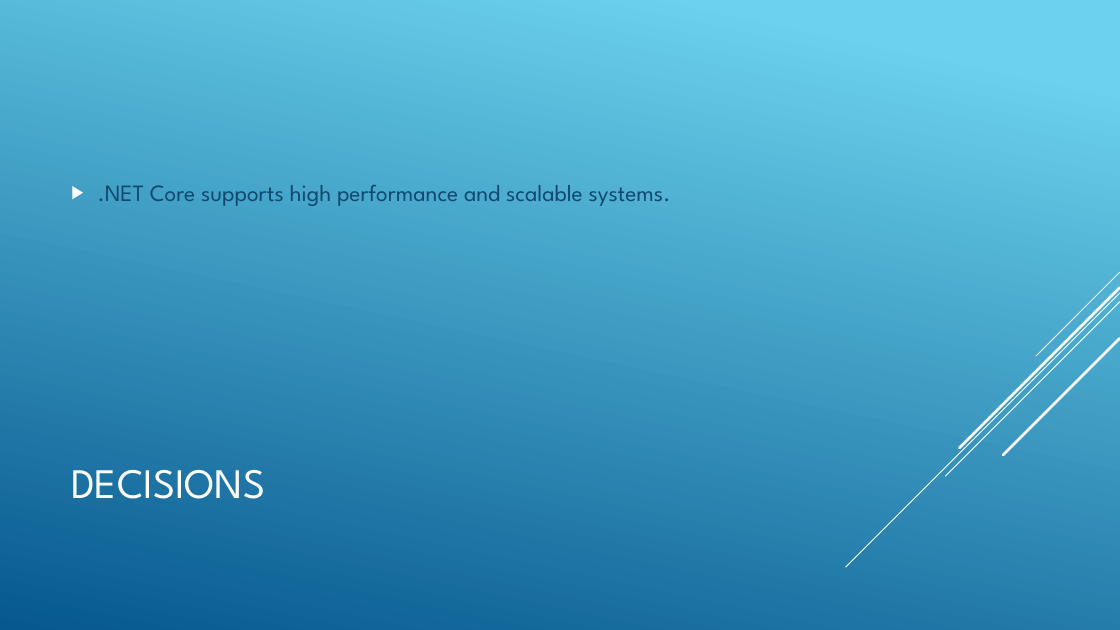
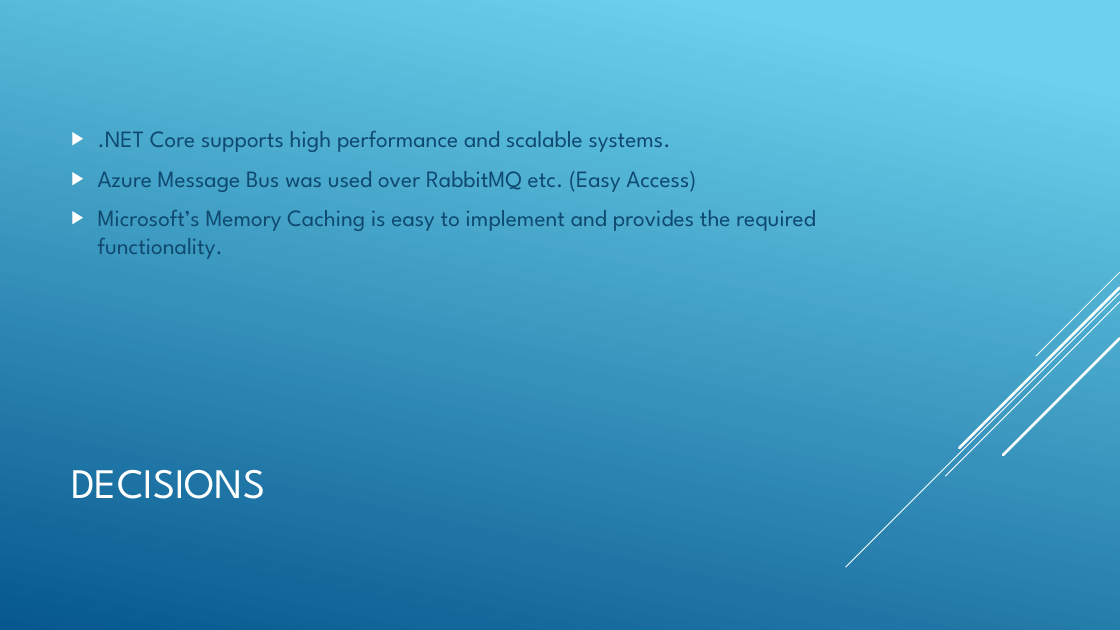
Before and after one commit to FTheron/LearningHub, a slide deck: slide 4 of LearningHubInReview.pptx. Drawn at 1120x630 pixels with LibreOffice and Linux fonts; fonts in the diff are those of the drawing. Boxes give left, top, right and bottom in pixels: in the first picture for what was removed or moved away, otherwise in the second. Text is boxed around its words. In the diff, an @@ line names an element or a change of style, - is before the commit and + after.

```diff
--- a/LearningHubInReview.pptx
+++ b/LearningHubInReview.pptx
@@ text at (x1=98, y1=171, x2=816, y2=259): paragraphs added @@
+▶ Azure Message Bus was used over RabbitMQ etc. (Easy Access)
+▶ Microsoft’s Memory Caching is easy to implement and provides the required functionality.
```
Also in this commit, not shown: 5 other slides changed, 1 slide removed.
